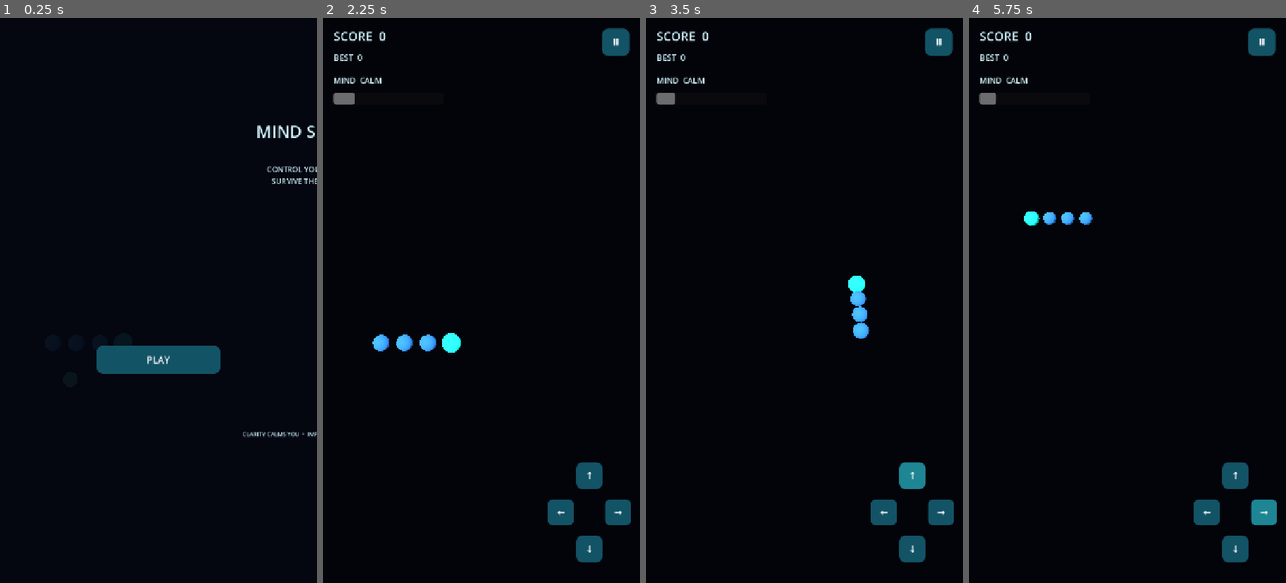
Above: before the commit, frames 1-4 (left to right).
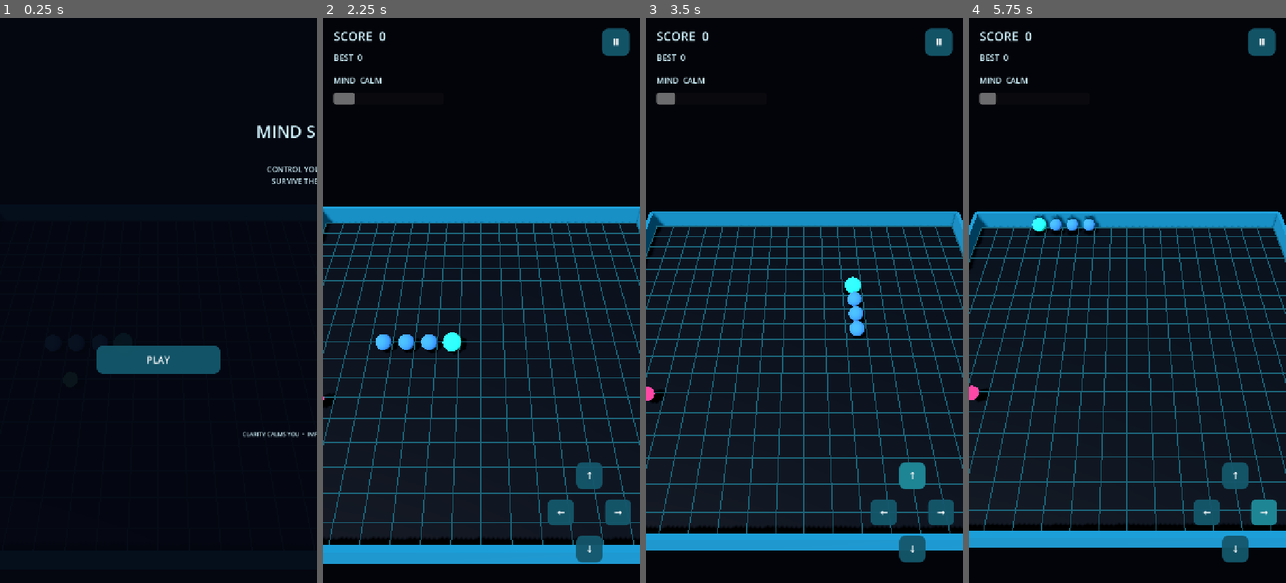
Above: after the commit, the same moments.

Repository: inkbymuntaha-alt/mind-snake-3d
Game: Godot game, scene res://scenes/main.tscn
The game is run twice, just before and just after one commit, with the same random seed, the same clock (stepped at 60 frames per second) and the same inputs.
Inputs:
- Up to frame 1 (0.25 s): no input
- Up to frame 2 (2.25 s): click "PLAY" at 0.5 s; click "Ⅱ" at 1.25 s; click "RESTART" at 2 s
- Up to frame 3 (3.5 s): click "↑" at 2.75 s
- Up to frame 4 (5.75 s): click "↓" at 3.5 s; click "←" at 4.25 s; click "→" at 5 s

The runs differ from the first frame. In frame 2, 21% of the frame differs, in the area x 0-100%, y 33-97%; in frame 3, 21%; in frame 4, 21%, in the area x 0-100%, y 34-94%.
Error before the commit: Parse Error: Identifier "GridMesh" not declared in the current scope. (res://scripts/game_root.gd:52)

Commit message:
Replace unsupported GridMesh with ImmediateMesh grid

Diff:
--- a/scripts/game_root.gd
+++ b/scripts/game_root.gd
@@ -49,16 +49,21 @@
     floor.material_override = floor_material
     floor.position.y = 0.0
     add_child(floor)
-    var grid_mesh := GridMesh.new()
-    grid_mesh.size = Vector2(14.8, 14.8)
-    grid_mesh.cell_size = Vector2(0.82, 0.82)
+    var grid_mesh := ImmediateMesh.new()
+    grid_mesh.surface_begin(Mesh.PRIMITIVE_LINES)
+    for line_index in range(19):
+        var offset: float = -7.38 + float(line_index) * 0.82
+        grid_mesh.surface_add_vertex(Vector3(offset, 0.015, -7.38))
+        grid_mesh.surface_add_vertex(Vector3(offset, 0.015, 7.38))
+        grid_mesh.surface_add_vertex(Vector3(-7.38, 0.015, offset))
+        grid_mesh.surface_add_vertex(Vector3(7.38, 0.015, offset))
+    grid_mesh.surface_end()
     var grid := MeshInstance3D.new()
     grid.mesh = grid_mesh
     var grid_mat := StandardMaterial3D.new()
-    grid_mat.albedo_color = Color(0.12, 0.4, 0.48, 0.35)
+    grid_mat.albedo_color = Color(0.12, 0.4, 0.48, 0.65)
     grid_mat.shading_mode = BaseMaterial3D.SHADING_MODE_UNSHADED
     grid.material_override = grid_mat
-    grid.position.y = 0.012
     add_child(grid)
     _add_boundary_walls()
 
